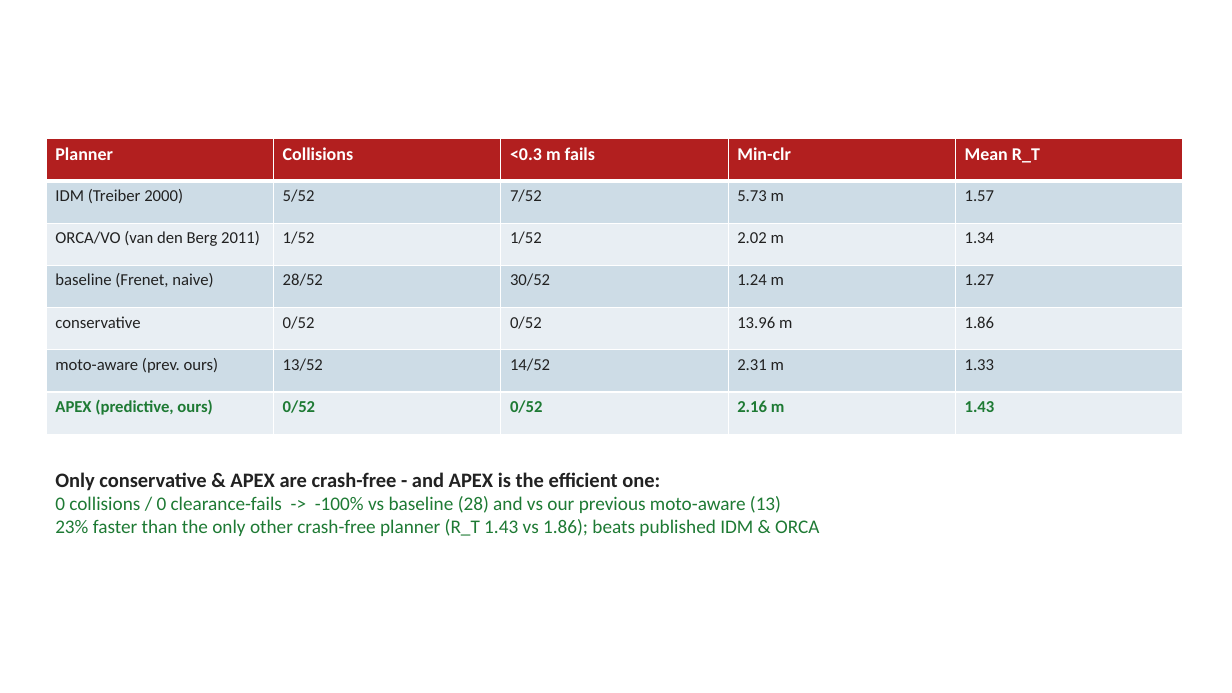
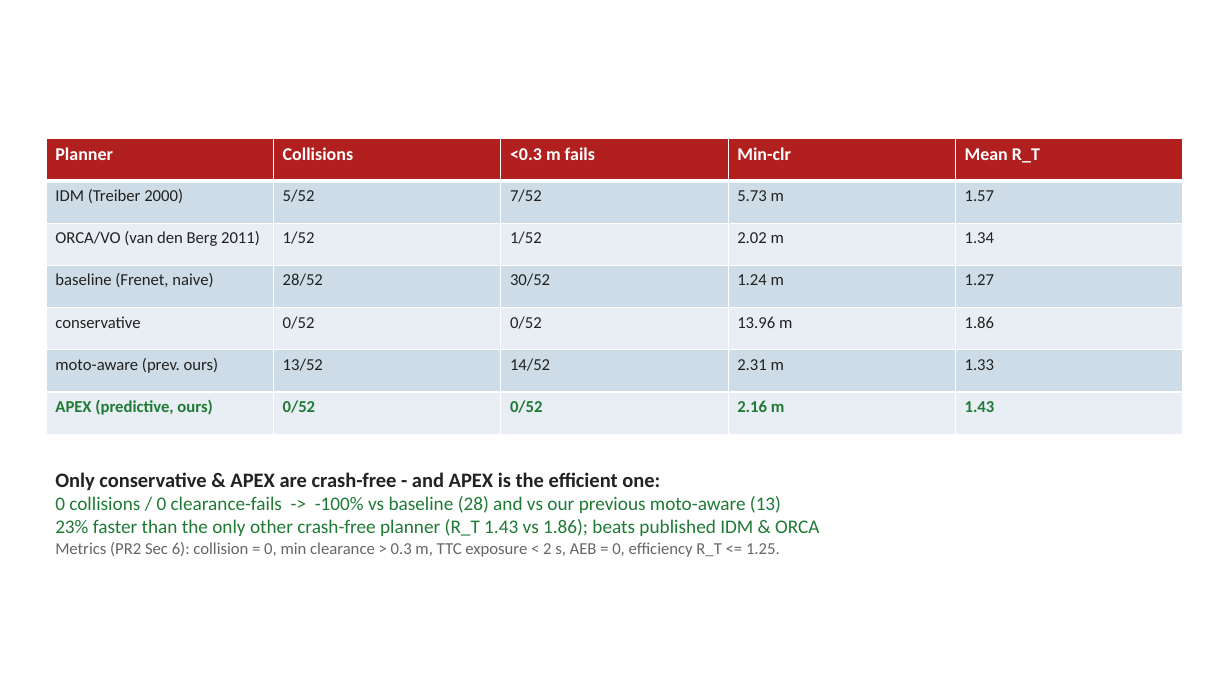
Before and after one commit to vthanhquang/robotics-final-project, a slide deck: slide 5 of slides/Vietnam-MixedTrafficSim_APEX.pptx (slide 4 before the commit). Drawn at 1232x693 pixels with LibreOffice and Linux fonts; fonts in the diff are those of the drawing; background and template pictures are left out. Boxes give left, top, right and bottom in pixels: in the first picture for what was removed or moved away, otherwise in the second. Text is boxed around its words. In the diff, an @@ line names an element or a change of style, - is before the commit and + after.

```diff
--- a/slides/Vietnam-MixedTrafficSim_APEX.pptx
+++ b/slides/Vietnam-MixedTrafficSim_APEX.pptx
@@ text at [55, 542, 780, 557]: paragraph added @@
+Metrics (PR2 Sec 6): collision = 0, min clearance > 0.3 m, TTC exposure < 2 s, AEB = 0, efficiency R_T <= 1.25.
```
Also in this commit, not shown: 1 other slide changed, 1 slide added, 1 other file.
